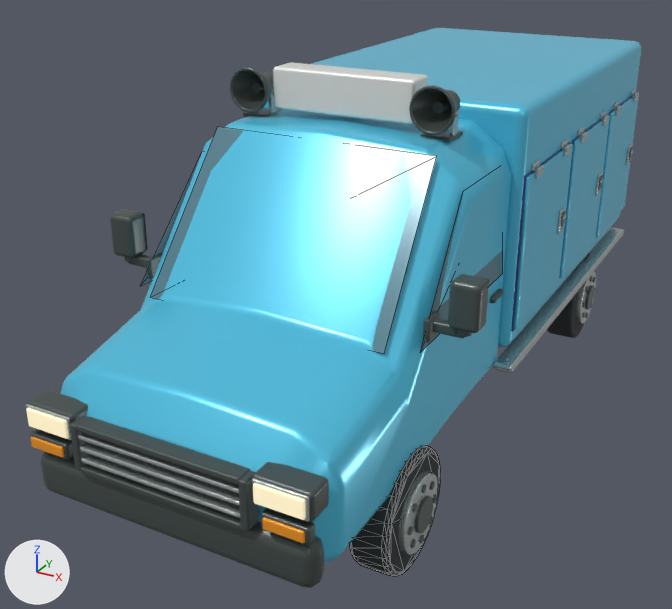
What one commit did to the glTF model vehicles/ice_cream_van.glb.
Both versions are drawn from a 50 mm lens placed at (2.88, -6.31, 3.84), pointed at (-0.36, -0.42, 0.9). The axes (+X, +Y, +Z) are drawn at lower left. The lights are the same throughout. The picture after the commit comes second. Mesh edges are drawn as thin lines on the coarser meshes. Where no turn or scale is listed for an object, it has been applied to the vertices. Vertices at exactly the same position are counted once.

Objects in the first picture: 'Continuous side step.001', 'Door mirror housing.001', 'Däck.002', 'Freezer body', 'Freezer hatch.003', 'Freezer hatch.004', 'Freezer hatch.005', 'Front bumper', 'Grille horizontal frame.001', 'Pressed steel bonnet and cab', 'Roof lightbox', 'Swept windscreen' and 51 more.
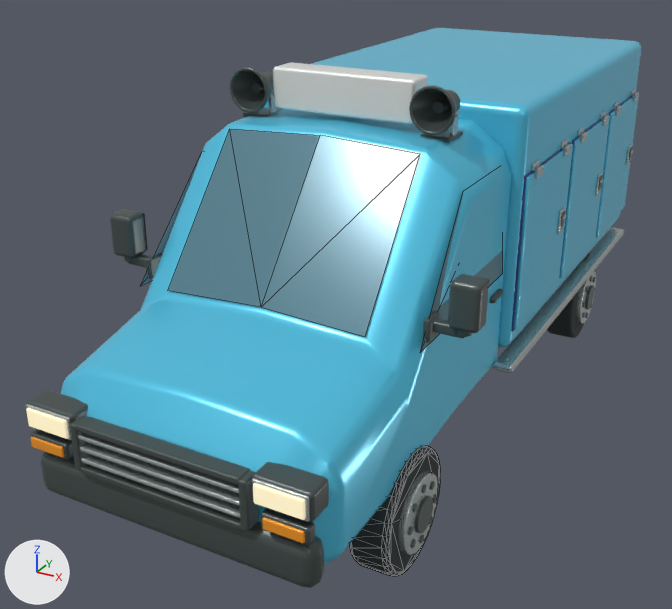
Boxes (x1, y1, x2, y2) around the edits, measured in the pictures (672 x 609 px):
'Swept windscreen', reshaped (47% narrower, 21% shorter): before (150, 127, 436, 353); after (168, 129, 320, 307)
'Swept windscreen.001', added: after (261, 136, 420, 337)

What changed in the scene script:
```text
Change me_swept_windscreen:
    used by ob_swept_windscreen; location = (0.0, 0.0, 0.0)
    remove me_swept_windscreen.from_pydata(...)  # 4 vertices, 2 faces; spans x -0.84..0.84, y -2.04..-1.28, z 1.47..2.43
    add me_swept_windscreen.from_pydata(...)  # 4 vertices, 2 faces; spans x -0.71..0.0, y -2.02..-1.29, z 1.53..2.46
    me_swept_windscreen part 1
    me_swept_windscreen.vertices[0].co: (-0.84, -2.04, 1.47) -> (0.0, -2.02, 1.57)  # pixel (150, 297) -> pixel (261, 307)
    me_swept_windscreen.vertices[1].co: (0.84, -2.04, 1.47) -> (-0.71, -2.02, 1.53)  # pixel (384, 353) -> pixel (167, 290)
    me_swept_windscreen.vertices[2].co: (0.79, -1.28, 2.43) -> (-0.69, -1.29, 2.43)  # pixel (436, 156) -> pixel (229, 128)
    me_swept_windscreen.vertices[3].co: (-0.79, -1.28, 2.43) -> (0.0, -1.29, 2.46)  # pixel (217, 126) -> pixel (320, 135)
Add me_swept_windscreen_001:
    me_swept_windscreen_001.from_pydata([(0.0, -2.017, 1.568), (0.708, -2.017, 1.534), (0.688, -1.286, 2.431), (0.0, -1.286, 2.464)], [], [(0, 1, 2), (0, 2, 3)])
    me_swept_windscreen_001.materials.append(mat_blue_grey_safety_glass)  # cyan #598493
Add ob_swept_windscreen_001:
    ob_swept_windscreen_001 = bpy.data.objects.new('Swept windscreen.001', me_swept_windscreen_001)
    ob_swept_windscreen_001.location = (0.0, 0.0, 0.0)
```
